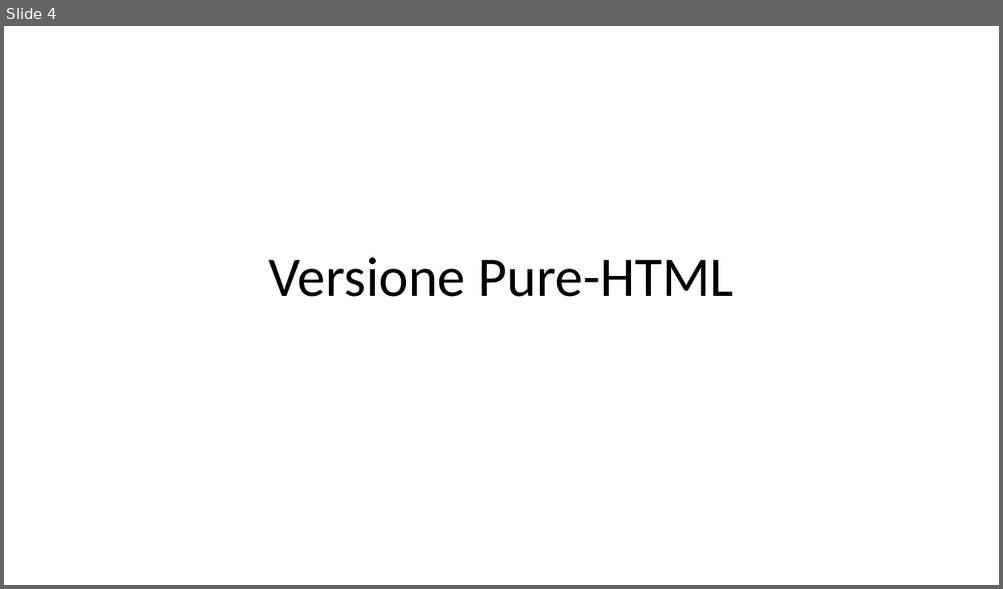
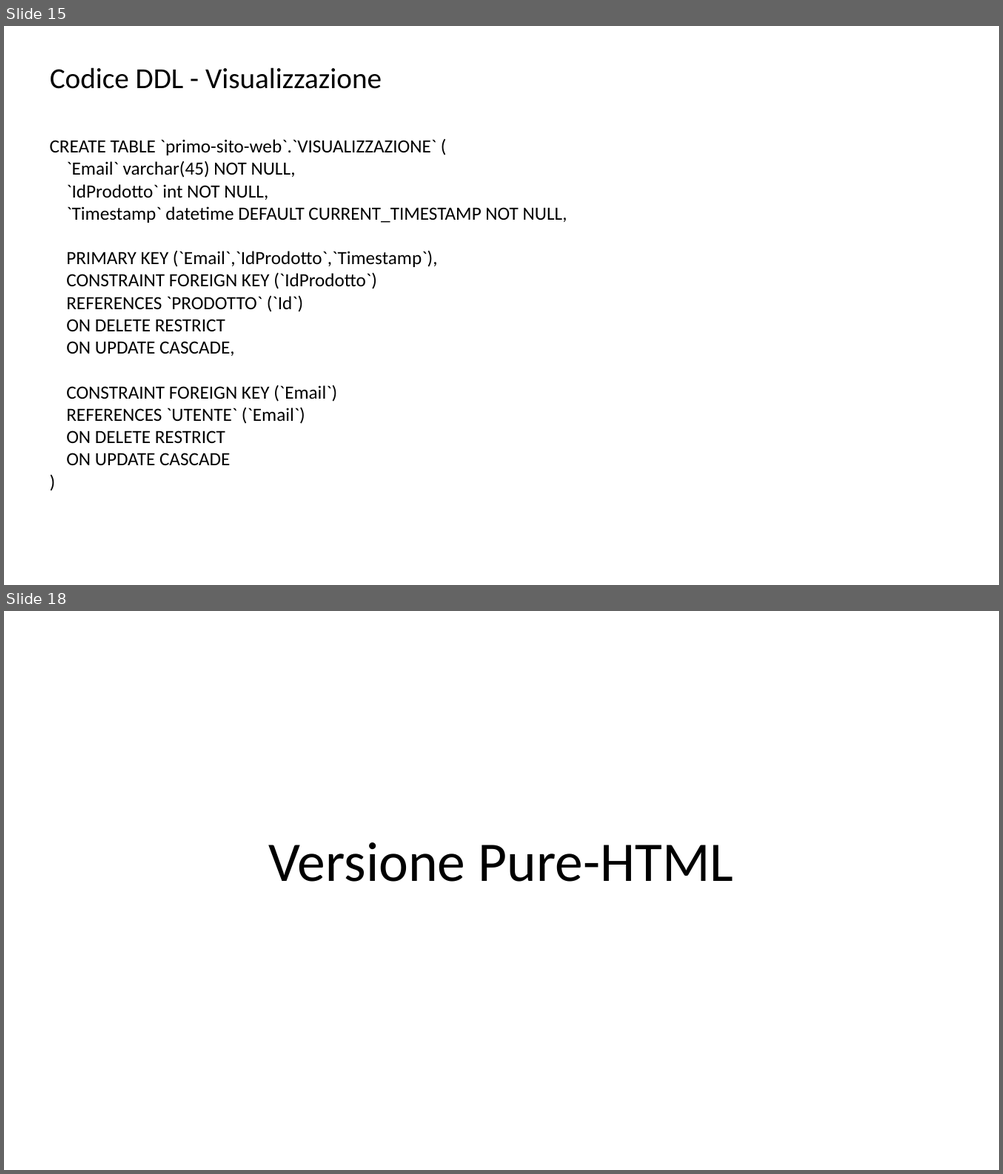
Before and after one commit to peetceenatoo/primo-sito-web, a slide deck: Progetto TIW 2023.pptx. Shown one above the other, each under a label of ours: slide 4 before the commit, slides 15 and 18 after it; the slides between them are not shown. The pictures are 1003x589 and 1003x1174 pixels, drawn with LibreOffice and Linux fonts; fonts in the diff are those of the drawing. Boxes give left, top, right and bottom in pixels: in the first picture for what was removed or moved away, otherwise in the second. Text is boxed around its words. In the diff, an @@ line names an element or a change of style, - is before the commit and + after.

```diff
--- a/Progetto TIW 2023.pptx
+++ b/Progetto TIW 2023.pptx
@@ slide 15 added at box(4, 26, 999, 585), background #FFFFFF @@
@@ title added at box(50, 67, 381, 89), 28 pt, text #000000 @@
+Codice DDL - Visualizzazione
@@ text added at box(50, 139, 567, 466), 18 pt, text #000000 @@
+CREATE TABLE `primo-sito-web`.`VISUALIZZAZIONE` (
+`Email` varchar(45) NOT NULL,
+`IdProdotto` int NOT NULL,
+`Timestamp` datetime DEFAULT CURRENT_TIMESTAMP NOT NULL,
+PRIMARY KEY (`Email`,`IdProdotto`,`Timestamp`),
+CONSTRAINT FOREIGN KEY (`IdProdotto`)
+REFERENCES `PRODOTTO` (`Id`)
+ON DELETE RESTRICT
+ON UPDATE CASCADE,
+CONSTRAINT FOREIGN KEY (`Email`)
+REFERENCES `UTENTE` (`Email`)
+ON DELETE RESTRICT
+ON UPDATE CASCADE
+)
@@ what was slide 4 is now slide 18 @@
```
Also in this commit, not shown: 1 slide changed, 33 other slides added.
